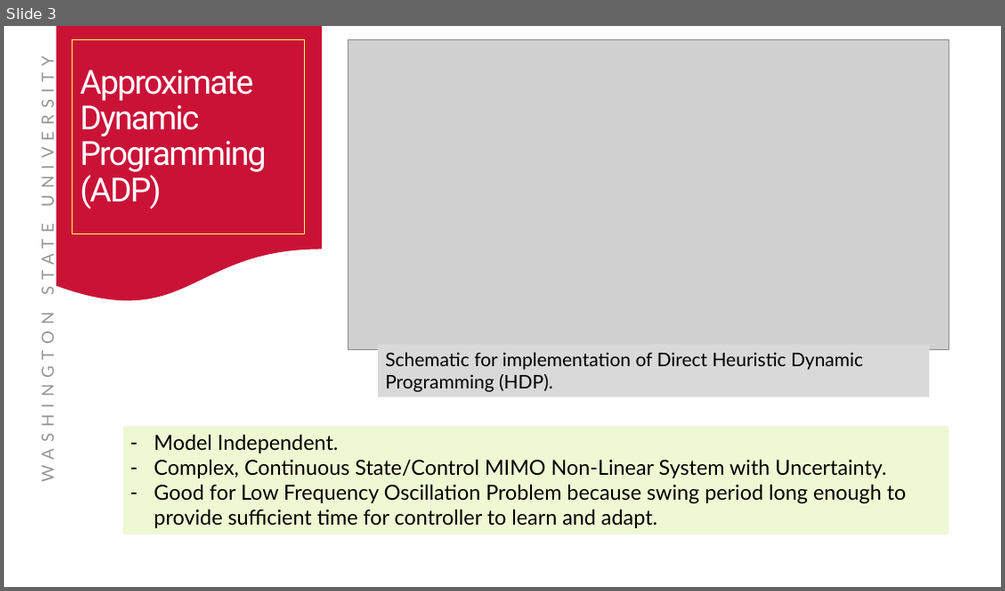
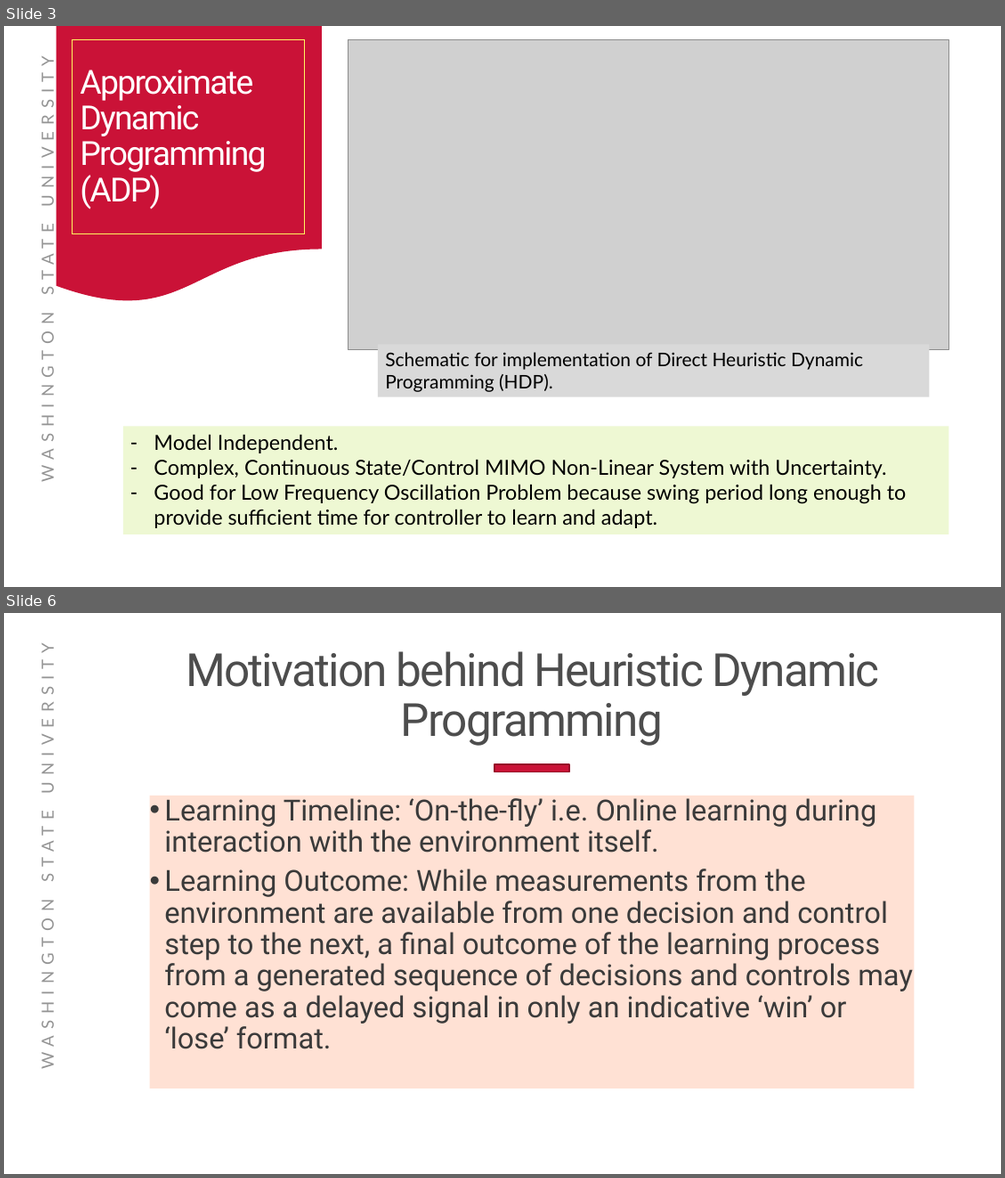
Before and after one commit to Realife-Brahmin/structured_courses, a slide deck: ee523/evaluation/p/ee523_project_presentation_aryan_ritwajeet_jha.pptx. Shown one above the other, each under a label of ours: slide 3 before the commit, slides 3 and 6 after it; the slides between them are not shown. The pictures are 1005x591 and 1005x1178 pixels, drawn with LibreOffice and Linux fonts; fonts in the diff are those of the drawing; grey boxes stand for pictures; background and template pictures are left out. Boxes give left, top, right and bottom in pixels: in the first picture for what was removed or moved away, otherwise in the second. Text is boxed around its words. In the diff, an @@ line names an element or a change of style, - is before the commit and + after.

Commit message:
Some motivation behind HDP added.

```diff
--- a/ee523/evaluation/p/ee523_project_presentation_aryan_ritwajeet_jha.pptx
+++ b/ee523/evaluation/p/ee523_project_presentation_aryan_ritwajeet_jha.pptx
@@ slide 6 added at box(4, 613, 1001, 1174), background #FFFFFF; not listed: 1 template element that a slide beside it also shows @@
@@ title added at box(186, 651, 879, 746), 44 pt, text #4D4D4D @@
+Motivation behind Heuristic Dynamic Programming
@@ rectangle added at box(494, 765, 569, 772), fill #CA1237, outline #950D29 1.35 pt @@
@@ text added at box(150, 795, 914, 1088), fill #FFE1D4, 28 pt, text #3A3A3A @@
+• Learning Timeline: ‘On-the-fly’ i.e. Online learning during interaction with the environment itself.
+• Learning Outcome: While measurements from the environment are available from one decision and control step to the next, a final outcome of the learning process from a generated sequence of decisions and controls may come as a delayed signal in only an indicative ‘win’ or ‘lose’ format.
```
Also in this commit, not shown: 1 slide changed, 4 other slides added, 1 other file.
